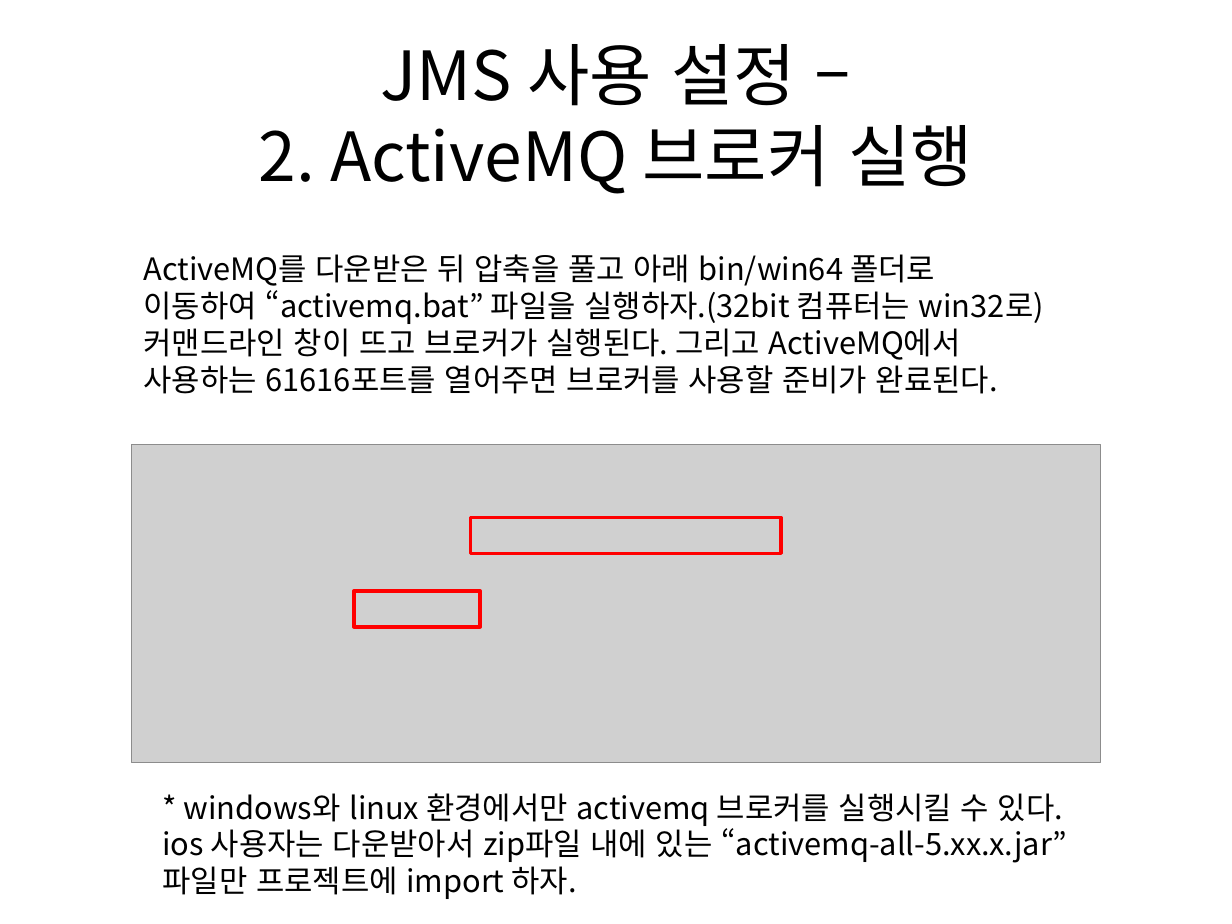
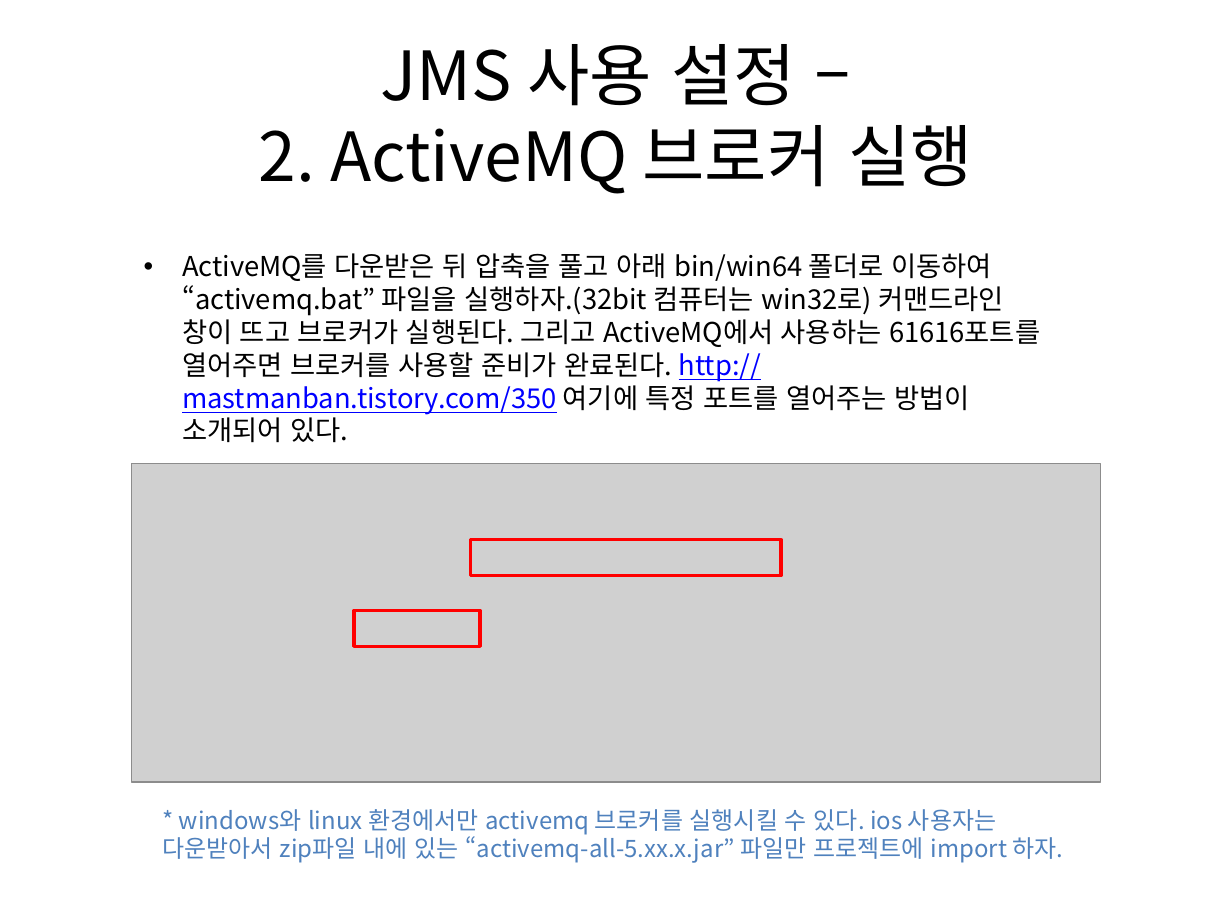
Before and after one commit to comkeen/lecture, a slide deck: slide 9 of howToConfig.pptx. Drawn at 1232x924 pixels with LibreOffice and Linux fonts; fonts in the diff are those of the drawing; grey boxes stand for pictures. Boxes give left, top, right and bottom in pixels: in the first picture for what was removed or moved away, otherwise in the second. Text is boxed around its words. In the diff, an @@ line names an element or a change of style, - is before the commit and + after.

Commit message:
update ppt

```diff
--- a/howToConfig.pptx
+++ b/howToConfig.pptx
@@ text at <box>182,253,1040,443</box>: text changed; size 18 to 16 pt @@
-ActiveMQ를 다운받은 뒤 압축을 풀고 아래 bin/win64 폴더로 이동하여 “activemq.bat” 파일을 실행하자.(32bit 컴퓨터는 win32로) 커맨드라인 창이 뜨고 브로커가 실행된다. 그리고 ActiveMQ에서 사용하는 61616포트를 열어주면 브로커를 사용할 준비가 완료된다.
+• ActiveMQ를 다운받은 뒤 압축을 풀고 아래 bin/win64 폴더로 이동하여 “activemq.bat” 파일을 실행하자.(32bit 컴퓨터는 win32로) 커맨드라인 창이 뜨고 브로커가 실행된다. 그리고 ActiveMQ에서 사용하는 61616포트를 열어주면 브로커를 사용할 준비가 완료된다. http://mastmanban.tistory.com/350 여기에 특정 포트를 열어주는 방법이 소개되어 있다.
@@ picture: place and size @@
-picture at <box>132,445,1100,763</box>
+picture at <box>132,464,1100,782</box>
@@ rectangle: place and size @@
-rectangle at <box>471,517,781,553</box>
+rectangle at <box>471,540,781,575</box>
@@ rectangle: place and size @@
-rectangle at <box>354,591,479,627</box>
+rectangle at <box>354,610,479,646</box>
@@ text "* windows와 linux 환경에서만 activemq ...": place and size @@
-text "* windows와 linux 환경에서만 activemq ..." at <box>162,793,1067,899</box>
+text "* windows와 linux 환경에서만 activemq ..." at <box>162,809,1064,863</box>
@@ text "* windows와 linux 환경에서만 activemq ..." at <box>162,809,1064,863</box>: size 18 to 14 pt, text colour #000000 to #4F81BD @@
```
Also in this commit, not shown: 1 other slide changed.
